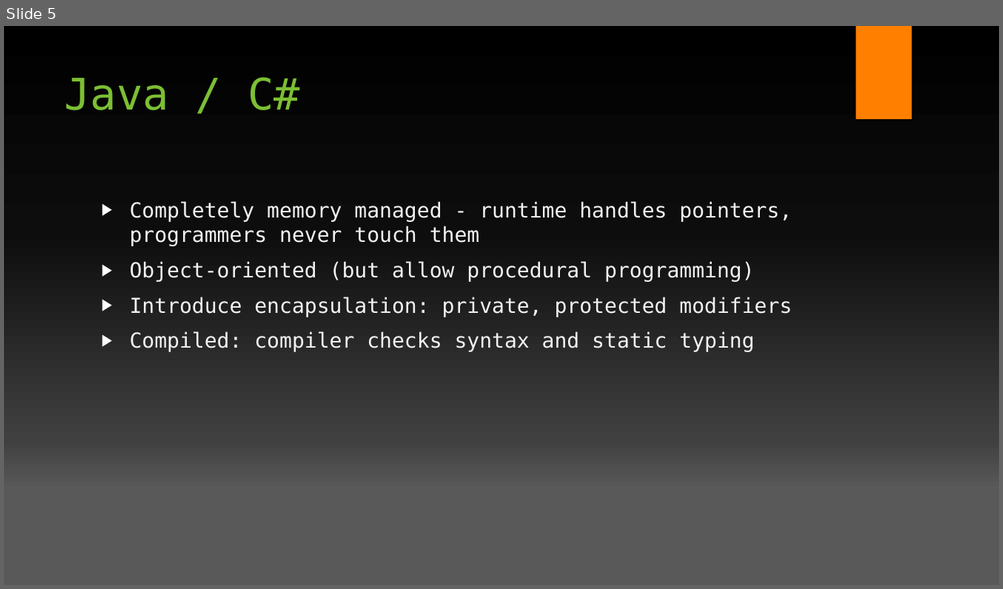
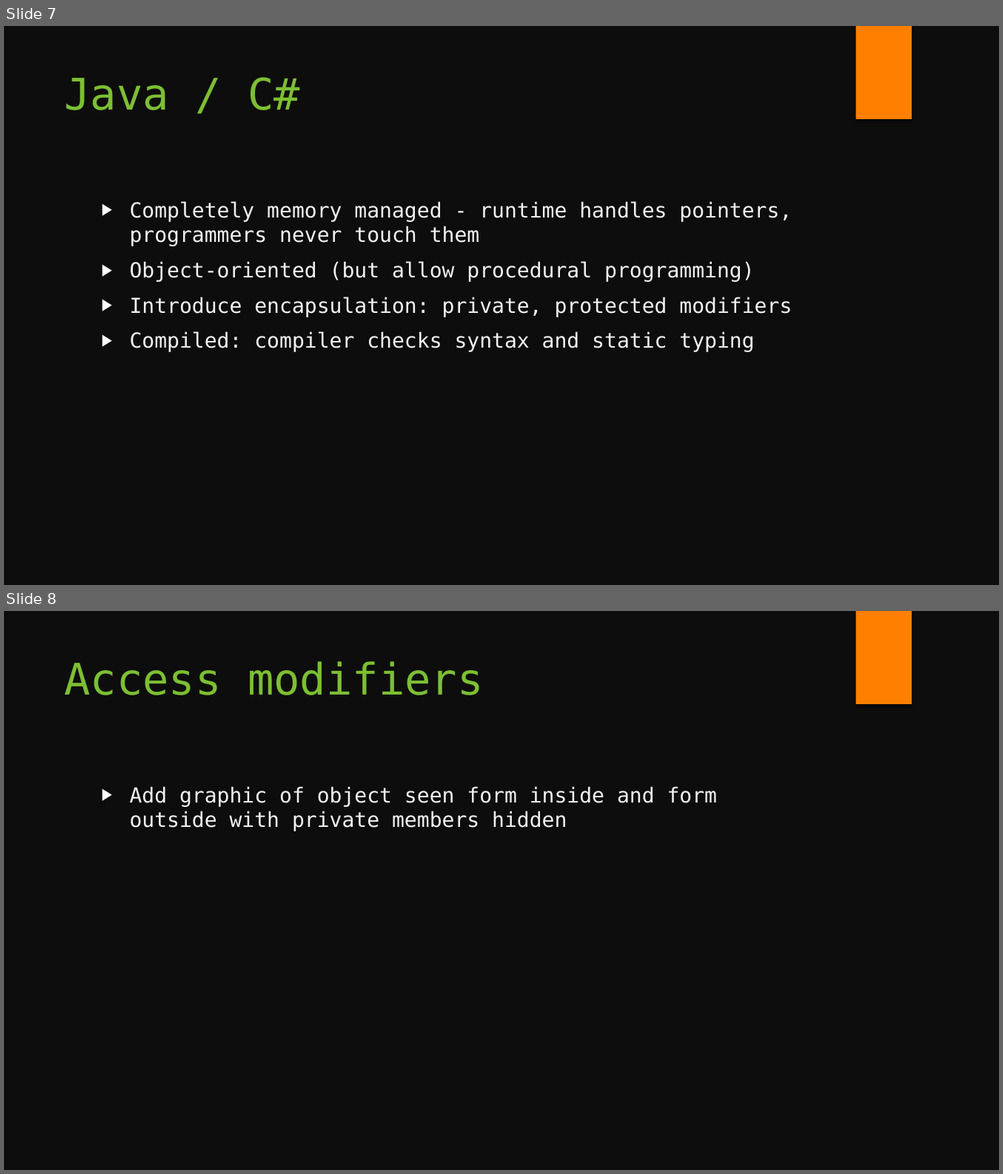
Before and after one commit to fsackur/Powershell-and-SE, a slide deck: Death by powerpoint.pptx. Shown one above the other, each under a label of ours: slide 5 before the commit, slides 7 and 8 after it. The pictures are 1003x589 and 1003x1174 pixels, drawn with LibreOffice and Linux fonts; fonts in the diff are those of the drawing; background and template pictures are left out. Boxes give left, top, right and bottom in pixels: in the first picture for what was removed or moved away, otherwise in the second. Text is boxed around its words. In the diff, an @@ line names an element or a change of style, - is before the commit and + after.

```diff
--- a/Death by powerpoint.pptx
+++ b/Death by powerpoint.pptx
@@ slide 8 added at [4,611,999,1170], background #0D0D0D; not listed: 1 template element that a slide beside it also shows @@
@@ title added at [64,661,484,695], 42 pt, text #7CBF33 @@
+Access modifiers
@@ text added at [130,786,717,832], 20 pt, text #F2F2F2 @@
+▶ Add graphic of object seen form inside and form outside with private members hidden
@@ what was slide 5 is now slide 7 @@
@@ slide 7 changed as well @@
@@ background gradient #000000 to #0D0D0D to #404040 to #595959 to #0D0D0D @@
```
Also in this commit, not shown: 8 other slides changed, 14 other slides added, 3 other files.
